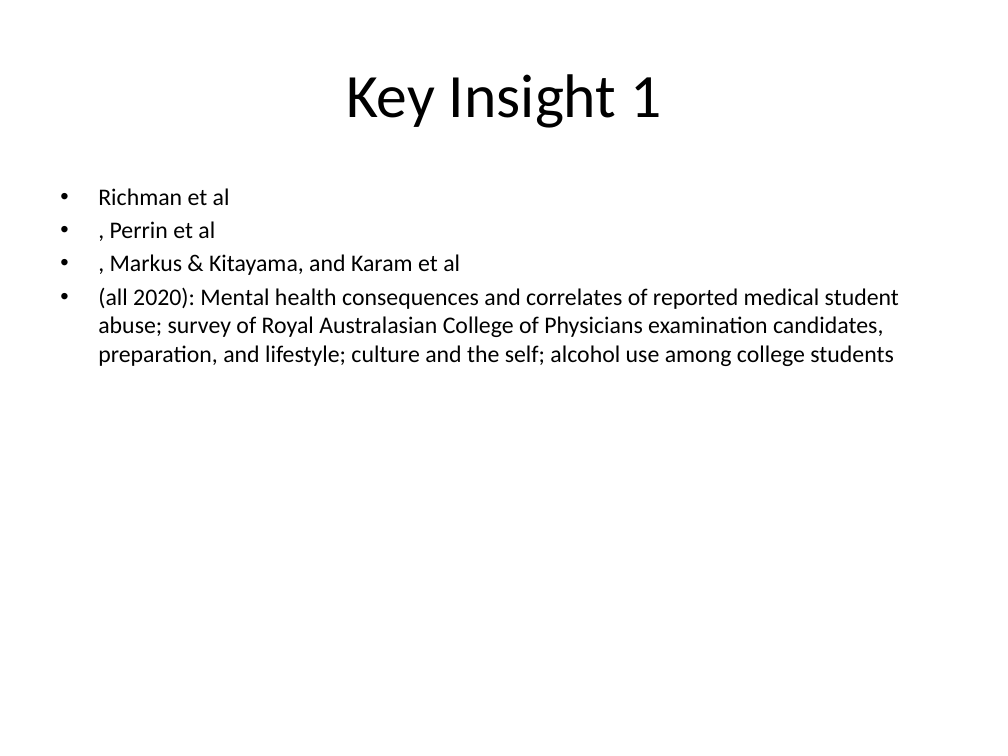
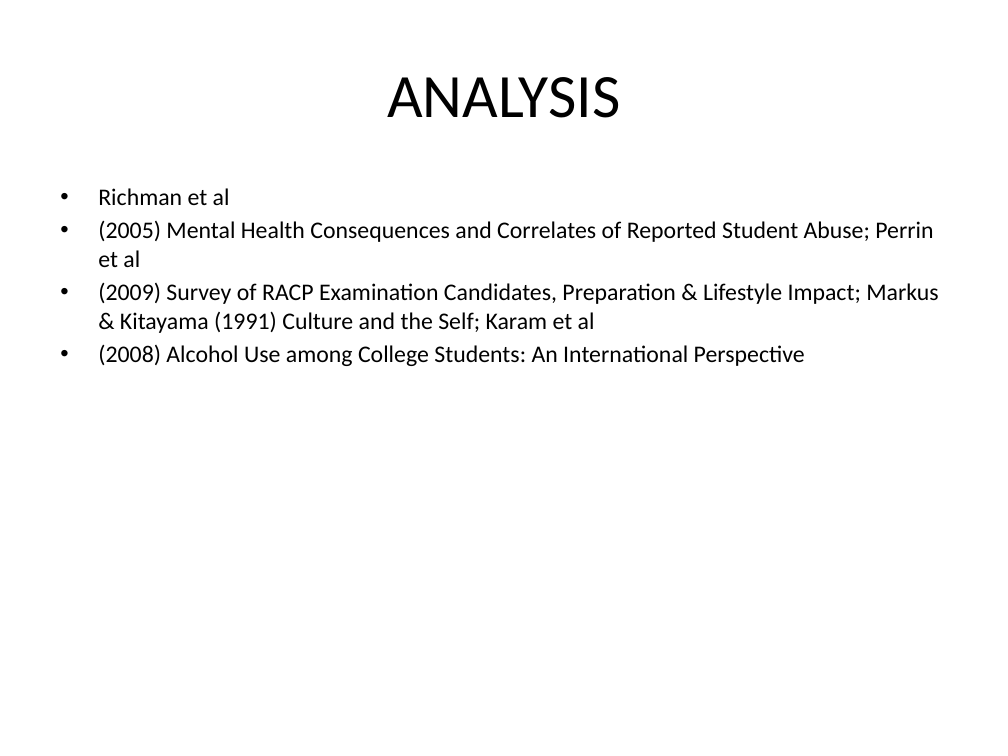
Before and after one commit to RowenTey/lazy-docs, a slide deck: slide 2 of web-app/public/research.ppt. Drawn at 1008x756 pixels with LibreOffice and Linux fonts; fonts in the diff are those of the drawing. Boxes give left, top, right and bottom in pixels: in the first picture for what was removed or moved away, otherwise in the second. Text is boxed around its words. In the diff, an @@ line names an element or a change of style, - is before the commit and + after.

```diff
--- a/web-app/public/research.ppt
+++ b/web-app/public/research.ppt
@@ title at box(387, 77, 620, 118): text changed @@
-Key Insight 1
+ANALYSIS
@@ text at box(98, 220, 938, 366): text changed @@
-• , Perrin et al
-• , Markus & Kitayama, and Karam et al
-• (all 2020): Mental health consequences and correlates of reported medical student abuse; survey of Royal Australasian College of Physicians examination candidates, preparation, and lifestyle; culture and the self; alcohol use among college students
+• (2005) Mental Health Consequences and Correlates of Reported Student Abuse; Perrin et al
+• (2009) Survey of RACP Examination Candidates, Preparation & Lifestyle Impact; Markus & Kitayama (1991) Culture and the Self; Karam et al
+• (2008) Alcohol Use among College Students: An International Perspective
```
Also in this commit, not shown: 5 other slides changed, 10 other files.
